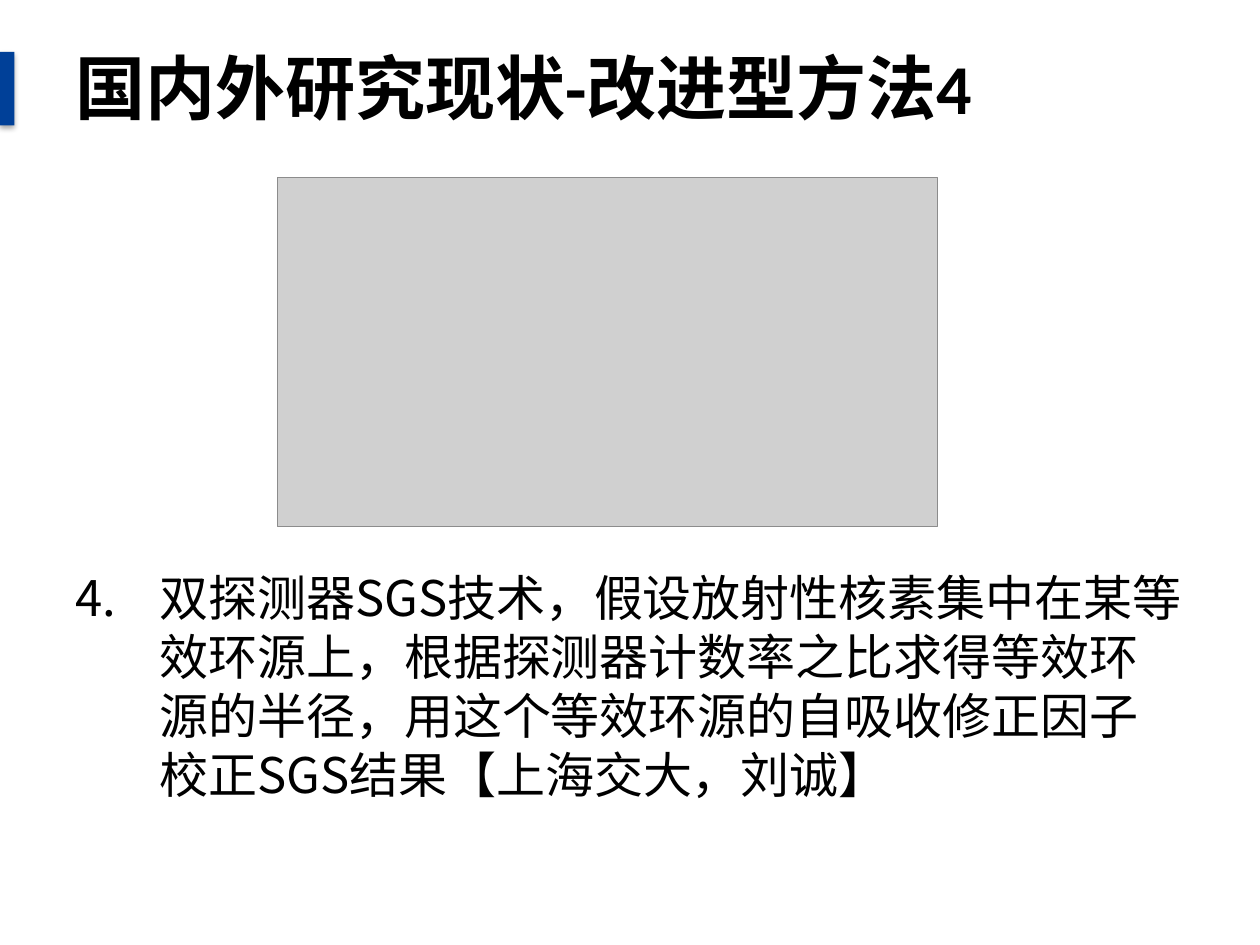
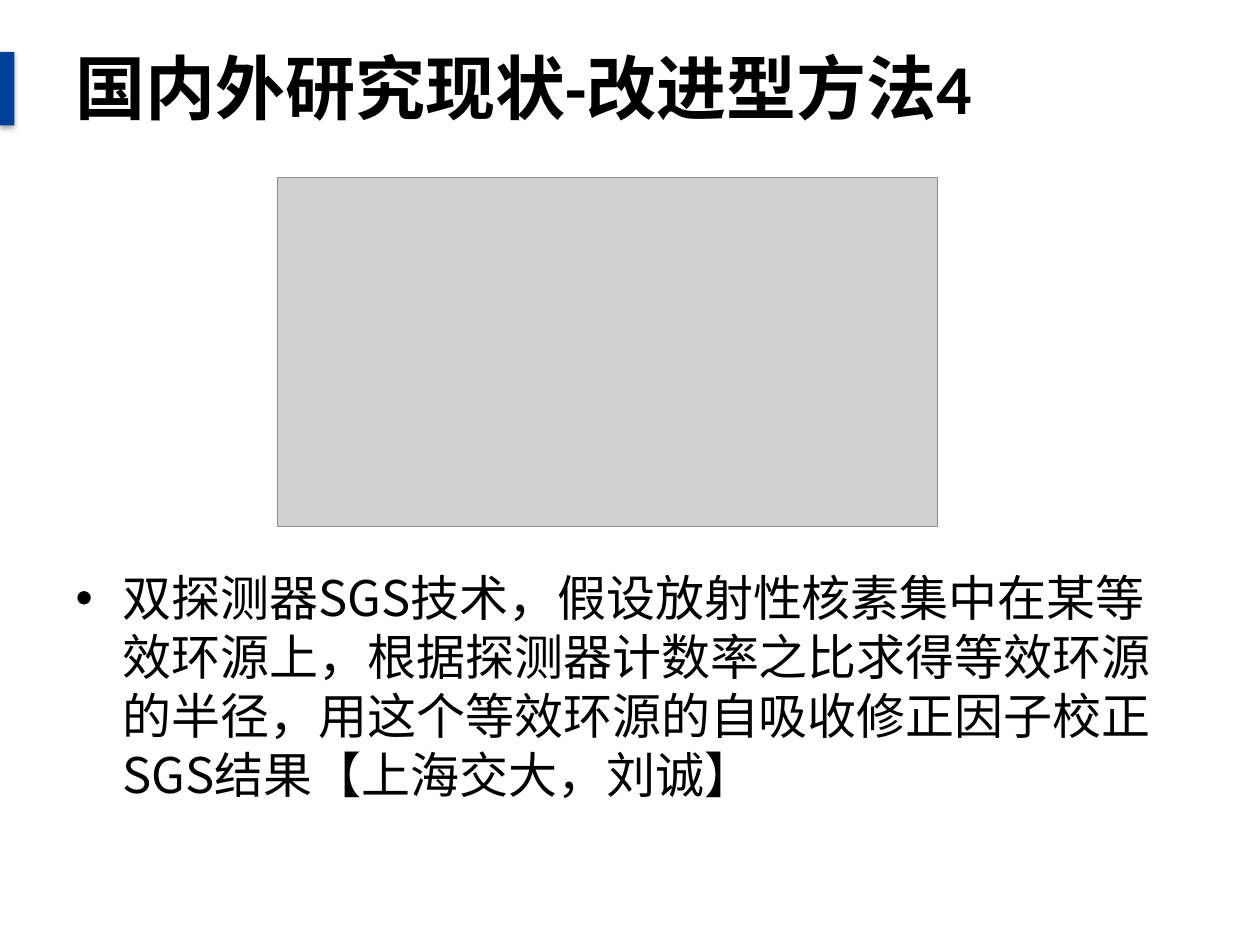
Before and after one commit to danxibao/NDAPapers, a slide deck: slide 11 of 毕业答辩报告.pptx. Drawn at 1260x945 pixels with LibreOffice and Linux fonts; fonts in the diff are those of the drawing; grey boxes stand for pictures; background and template pictures are left out. Boxes give left, top, right and bottom in pixels: in the first picture for what was removed or moved away, otherwise in the second. Text is boxed around its words. In the diff, an @@ line names an element or a change of style, - is before the commit and + after.

```diff
--- a/毕业答辩报告.pptx
+++ b/毕业答辩报告.pptx
@@ text "双探测器SGS技术，假设放射性核素集中在某等效环源上，根据探测器计数率之比求得等效环源的半径，用这个等效环源的自吸收修正 ..." at <box>123,574,1151,798</box>: bullet 1. to • @@
```
Also in this commit, not shown: 8 other slides changed, 3 slides added, 2 other files.
